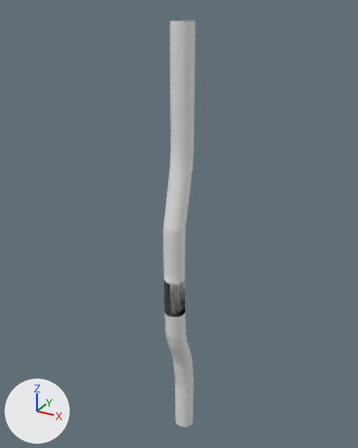
The OBJ model project/resources/Course/Course.obj, before and after one commit.
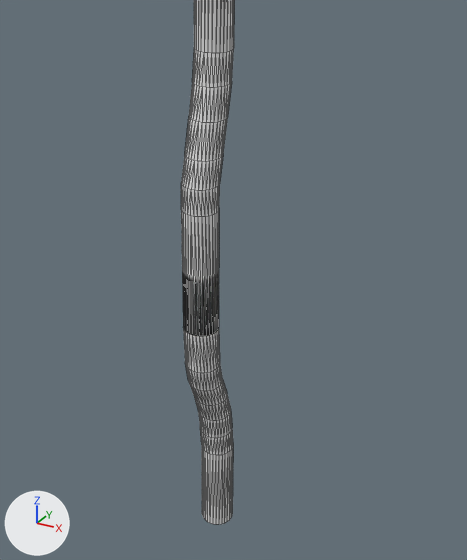
Each version appears first whole from a 50 mm camera at (1.99, -3.67, 1.15) aimed at (-0.07, 0.07, -0.72), and next in a close-up on the part from 16% to 92% of the width and 27% to 100% of the height. Every picture has the same lights, and +X, +Y and +Z are marked at lower left. The older version's two pictures come first. The close-ups show mesh edges as thin lines. Where no turn or scale is listed for an object, it has been applied to the vertices.

Names of what the first close-up shows: '円柱'.
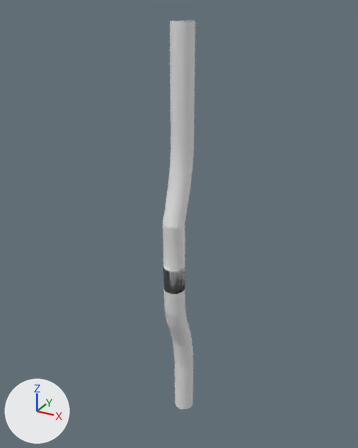
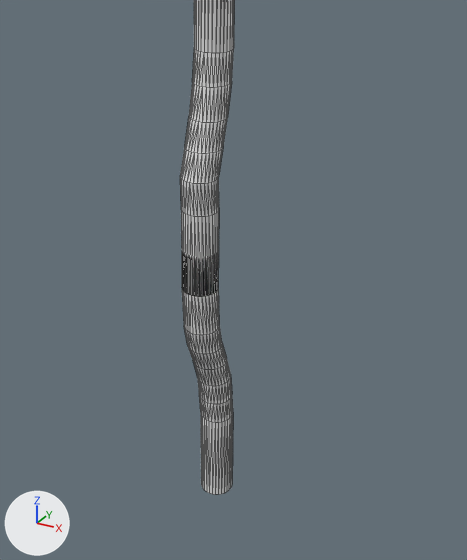
What differs and where, as boxes (x1, y1, x2, y2) in the close-ups (467 x 560 px; the box of a moved part takes in the faces that stretch with it):
'円柱', reshaped
    before: (181, 0, 234, 525)
    after: (180, 0, 234, 495)
part 1 of me_円柱, moved or reshaped
    before: (181, 210, 233, 525)
    after: (181, 210, 233, 495)
part 2 of me_円柱, moved or reshaped
    before: (181, 117, 228, 217)
    after: (180, 117, 228, 217)

The edits, one by one:
me_円柱 is used by ob_円柱; location (0.0, 0.0, 0.0).
me_円柱 had 480 vertices, 896 faces and spanned x -0.1..0.1, y -0.25..0.16, z -3.11..1.04.
me_円柱 now has 480 vertices, 896 faces and spans x -0.1..0.1, y -0.25..0.15, z -2.85..1.04.
me_円柱 part 1: all 256 vertices in x -0.1..0.1, y -0.24..0.16, z -3.11..-1.54 are moved by (0.0, -0.01, 0.26).
me_円柱 part 2: all 64 vertices in x -0.1..0.1, y -0.24..-0.01, z -0.66..-0.51 are moved by (0.0, -0.01, 0.04).
